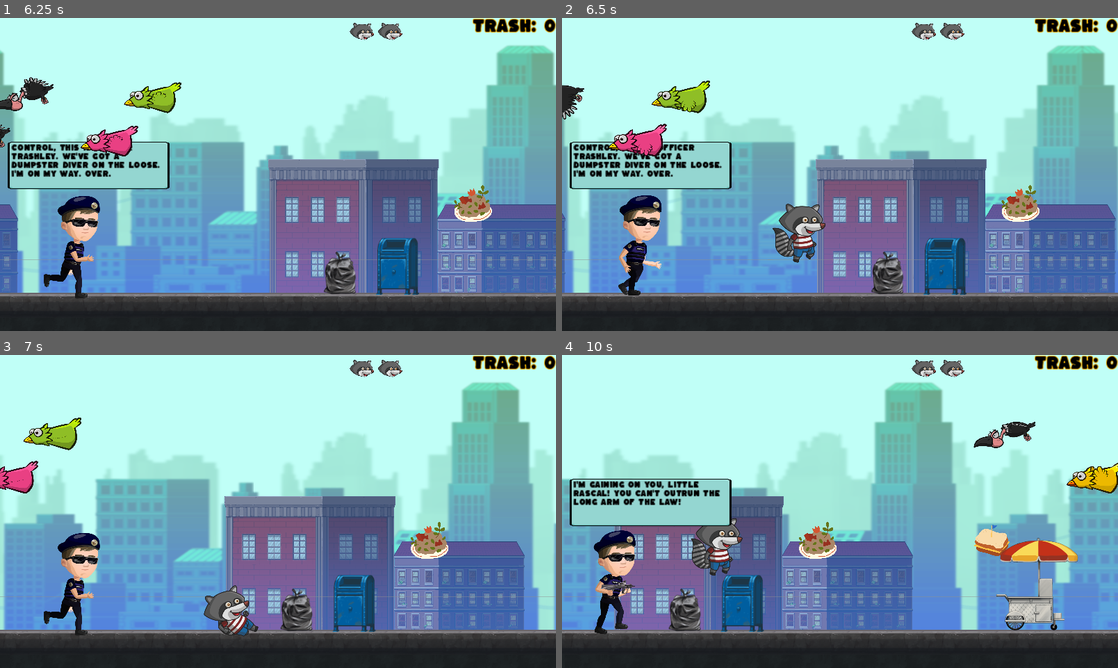
Above: before the commit, frames 1-4 (two rows, left to right).
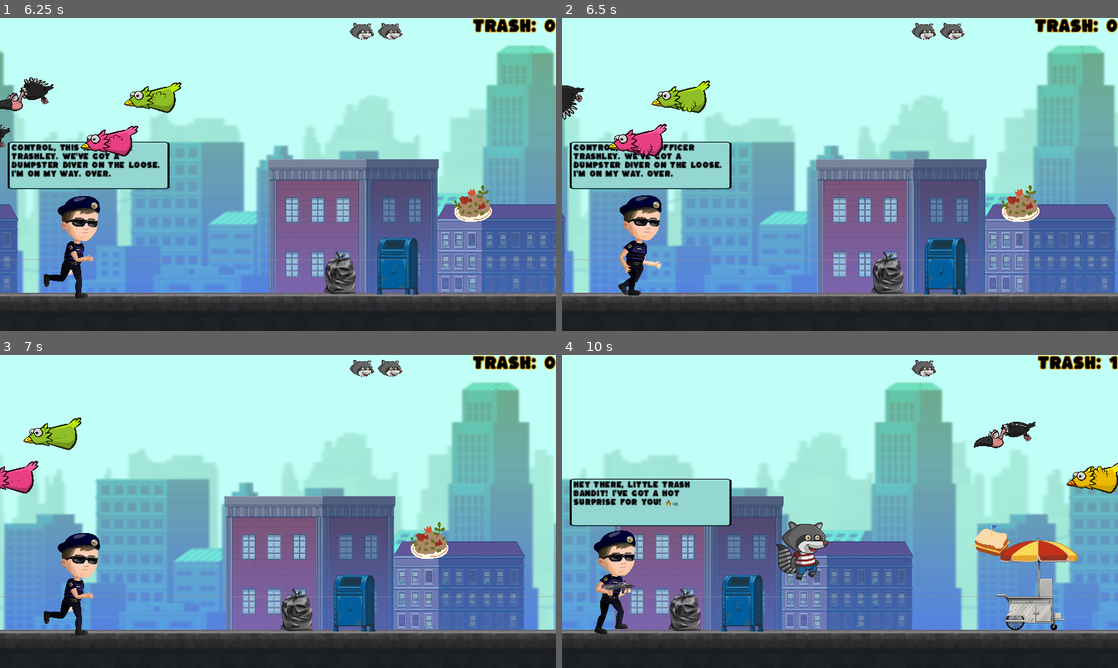
Above: after the commit, the same moments.

Repository: plagunas2/RaccoonBandit
Game: Godot game, scene res://Scenes/Menus/Mainmenu.tscn
The game is run twice, just before and just after one commit, with the same random seed, the same clock (stepped at 60 frames per second) and the same inputs. The engine's default icon, where the game draws it, is replaced by a stand-in: a white triangle on a blue panel in a dark square.
Inputs:
- Up to frame 1 (6.25 s): click "Start" at 0.5 s; hold Right (right) 1.28-2.78 s; tap W (jump) at 1.52, 2.27, 3.77, 4.52, 5.27 s; hold Down (down) 2.78-3.53 s; hold Right (right) 3.53-5.03 s; hold Right (right) from 5.78 s (still down)
- Up to frame 2 (6.5 s): keep holding Right (right)
- Up to frame 3 (7 s): release Right (right) at 6.53 s; hold Down (down) from 6.53 s (still down); tap W (jump) at 6.77 s
- Up to frame 4 (10 s): tap W (jump) at 7.52, 8.27, 9.77 s; release Down (down) at 8.03 s; hold Right (right) from 8.03 s (still down)

Frame 1 is identical in both runs. In frame 2, 1.1% of the frame differs, in the area x 37-48%, y 59-79%; in frame 3, 0.9%; in frame 4, 4.1%, in the area x 2-100%, y 0-72%.

Commit message:
raccoon dying to fireball, raccoon above police

Diff:
--- a/RaccoonBandit_prototype1/Character/player.gd
+++ b/RaccoonBandit_prototype1/Character/player.gd
@@ -12,6 +12,7 @@
 @onready var hud = get_parent().get_node("HUD")
 
 signal final_death
+signal fireball_hitting_raccoon
 
 # Get the gravity from the project settings to be synced with RigidBody nodes.
 var gravity = ProjectSettings.get_setting("physics/2d/default_gravity")
@@ -41,6 +42,13 @@
 	bat = false
 	lives = 3
 	#connect("caught_by_police", Callable(self, "_on_caught_by_police"))
+
+	$FireballDetection.connect("body_entered", Callable(self, "_on_fireball_entered"))
+
+func _on_fireball_entered(body: PhysicsBody2D):
+	if body.is_in_group("fireball"):
+		is_dead = true
+		_livescounter()
 
 func _on_police_attack():
 	print("Player caught by police, playing dying animation.")
@@ -143,7 +151,7 @@
 		is_dead = false
 		$CollisionShape2D.disabled = true
 		animated_sprite.visible= false
-		await get_tree().create_timer(0.2).timeout
+		await get_tree().create_timer(1).timeout
 		self.global_position = home_position
 		jump()
 		animated_sprite.visible =true
--- a/RaccoonBandit_prototype1/Character/player.tscn
+++ b/RaccoonBandit_prototype1/Character/player.tscn
@@ -847,6 +847,9 @@
 radius = 43.0
 height = 118.0
 
+[sub_resource type="CircleShape2D" id="CircleShape2D_yla4g"]
+radius = 67.0
+
 [node name="Player" type="CharacterBody2D"]
 script = ExtResource("1_5evjr")
 
@@ -866,6 +869,12 @@
 
 [node name="VisibleOnScreenEnabler2D" type="VisibleOnScreenEnabler2D" parent="."]
 
+[node name="FireballDetection" type="Area2D" parent="."]
+
+[node name="CollisionShape2D" type="CollisionShape2D" parent="FireballDetection"]
+position = Vector2(4, -6)
+shape = SubResource("CircleShape2D_yla4g")
+
 [connection signal="animation_finished" from="AnimatedSprite2D" to="." method="_on_animated_sprite_2d_animation_finished"]
 [connection signal="timeout" from="MagnetTimer" to="." method="_on_timer_timeout"]
 [connection signal="screen_exited" from="VisibleOnScreenEnabler2D" to="." method="_on_visible_on_screen_enabler_2d_screen_exited"]
--- a/RaccoonBandit_prototype1/Scenes/fireball.gd
+++ b/RaccoonBandit_prototype1/Scenes/fireball.gd
@@ -2,11 +2,12 @@
 
 var custom_velocity = Vector2()
 var xpos
-const SPEED = 200
+const SPEED = 300
 
 @onready var fireball_animated_sprite : AnimatedSprite2D = $AnimatedSprite2D
 
 func _ready():
+	add_to_group("fireball")
 	fireball_animated_sprite.play("right")
 	custom_velocity.x = SPEED
 	velocity = custom_velocity
@@ -15,6 +16,8 @@
 
 func _on_obstacle_entered(body: PhysicsBody2D):
 	if body.is_in_group("obstacle"):
+		queue_free()
+	elif (body.is_in_group("player")):
 		queue_free()
 
 func _physics_process(delta):
@@ -37,3 +40,6 @@
 		queue_free()
 	elif (xpos == 2095):
 		queue_free()
+
+func make_queue_free():
+	queue_free()
--- a/RaccoonBandit_prototype1/Scenes/fireball.tscn
+++ b/RaccoonBandit_prototype1/Scenes/fireball.tscn
@@ -31,7 +31,7 @@
 }]
 
 [sub_resource type="CircleShape2D" id="CircleShape2D_8r2eu"]
-radius = 169.047
+radius = 159.05
 
 [sub_resource type="CircleShape2D" id="CircleShape2D_uuv7l"]
 radius = 192.375
--- a/RaccoonBandit_prototype1/Scenes/npc_player_connection.gd
+++ b/RaccoonBandit_prototype1/Scenes/npc_player_connection.gd
@@ -18,8 +18,9 @@
 	player.connect("left_screen", Callable(npc, "_idle"))
 	HUD.connect("score_6", Callable(npc, "_on_score_6"))
 	npc.connect("fireball_shot", Callable(fireball, "_on_fireball_shot"))
-	npc.connect("raccoon_above_police", Callable(player, "_on_raccoon_above_police"))
+	npc.connect("raccoon_above_police", Callable(player, "_livescounter"))
 	player.connect("final_death", Callable(npc, "_after_police_attack"))
+	player.connect("fireball_hitting_raccoon", Callable(fireball, "make_queue_free"))
 
 # Called every frame. 'delta' is the elapsed time since the previous frame.
 func _process(_delta):
Not shown: 1 places in RaccoonBandit_prototype1/Character/player.tscn that only renumber resources
Not shown: 1 places in RaccoonBandit_prototype1/Scenes/test_level_pt2.tscn that only renumber resources
